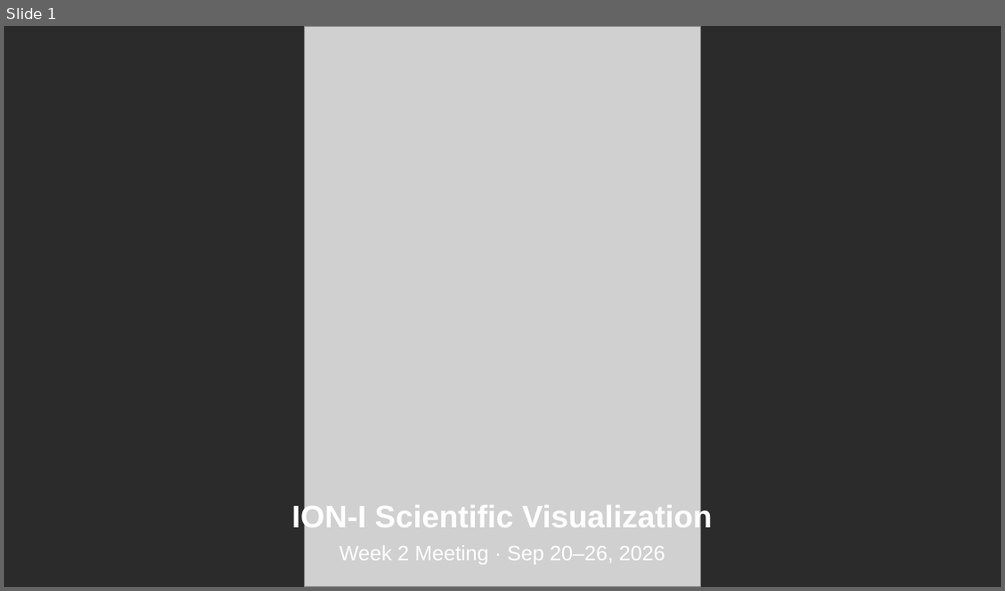
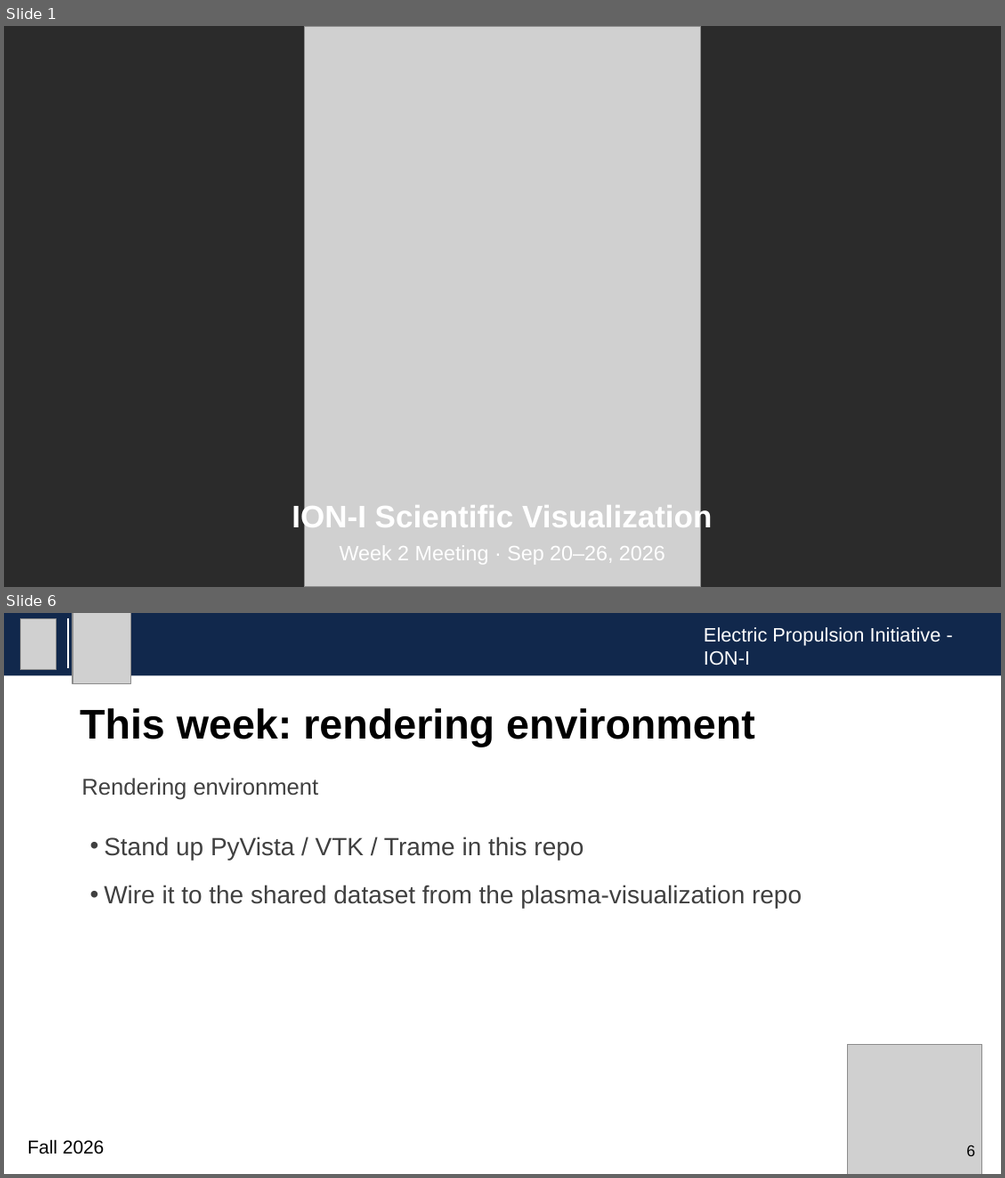
Before and after one commit to quyaoning/ioni-visual, a slide deck: Meeting Slides/2026-09-20_ioni-visual.pptx. Shown one above the other, each under a label of ours: slide 1 before the commit, slides 1 and 6 after it; the slides between them are not shown. The pictures are 1005x591 and 1005x1178 pixels, drawn with LibreOffice and Linux fonts; fonts in the diff are those of the drawing; grey boxes stand for pictures; background and template pictures are left out; a plain dark background stands for a picture behind light text. Boxes give left, top, right and bottom in pixels: in the first picture for what was removed or moved away, otherwise in the second. Text is boxed around its words. In the diff, an @@ line names an element or a change of style, - is before the commit and + after.

Commit message:
Expand Week 2 meeting slide into a full 30-min agenda

```diff
--- a/Meeting Slides/2026-09-20_ioni-visual.pptx
+++ b/Meeting Slides/2026-09-20_ioni-visual.pptx
@@ slide 6 added at <box>4,613,1001,1174</box>, background #FFFFFF @@
@@ rectangle added at <box>4,613,1001,674</box>, fill #11284C @@
@@ picture added at <box>21,618,57,669</box> @@
@@ line added from (68, 618) to (68, 668), #FFFFFF 1.5 pt @@
@@ picture added at <box>73,613,130,684</box> @@
@@ text added at <box>704,627,941,666</box>, 14 pt, text #FFFFFF @@
+Electric Propulsion Initiative - ION-I
@@ title added at <box>80,708,755,747</box>, 30 pt, text #000000, bold @@
+This week: rendering environment
@@ text added at <box>81,778,319,800</box>, 16.5 pt, text #404040 @@
+Rendering environment
@@ text added at <box>104,836,801,908</box>, 18 pt, text #404040 @@
+• Stand up PyVista / VTK / Trame in this repo
+• Wire it to the shared dataset from the plasma-visualization repo
@@ picture added at <box>848,1045,983,1174</box> @@
@@ text added at <box>27,1139,105,1154</box>, 13.5 pt, text #000000 @@
+Fall 2026
@@ text added at <box>966,1144,975,1156</box>, 11.2 pt, text #000000 @@
+6
```
Also in this commit, not shown: 3 slides changed, 8 other slides added.
